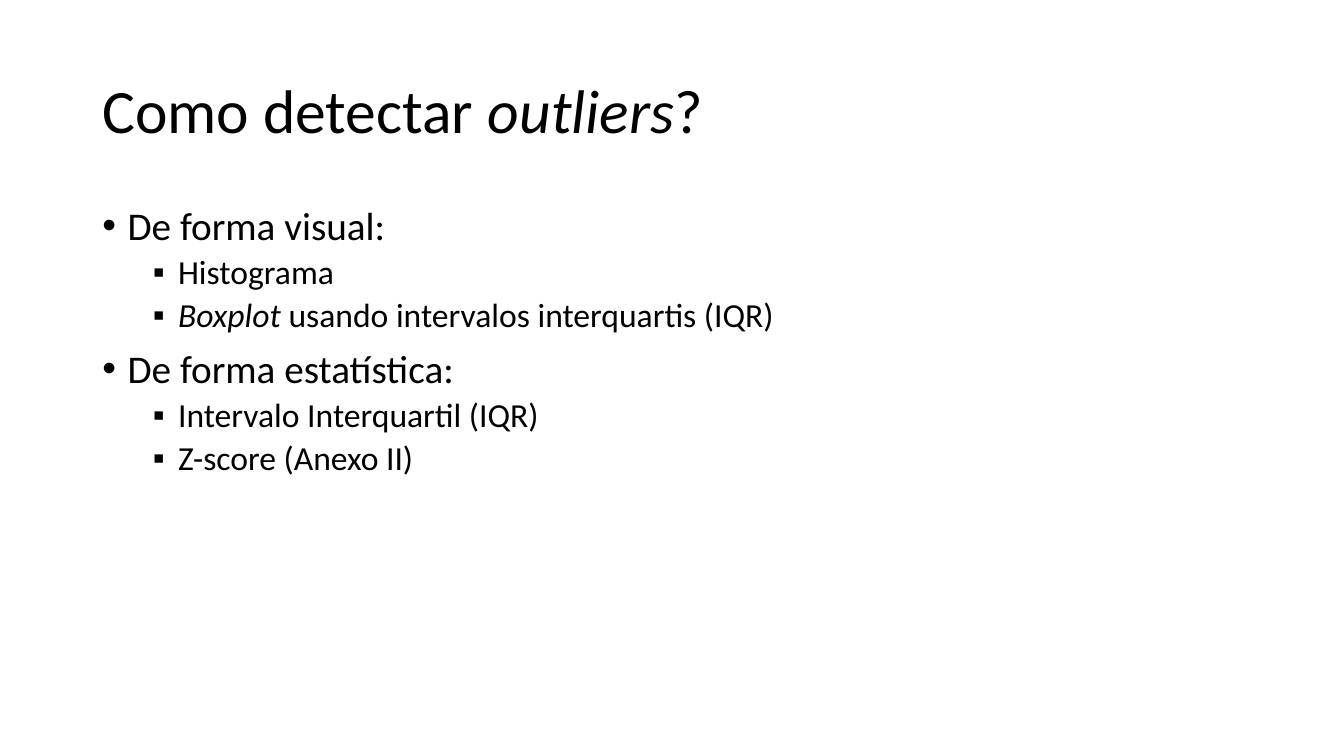
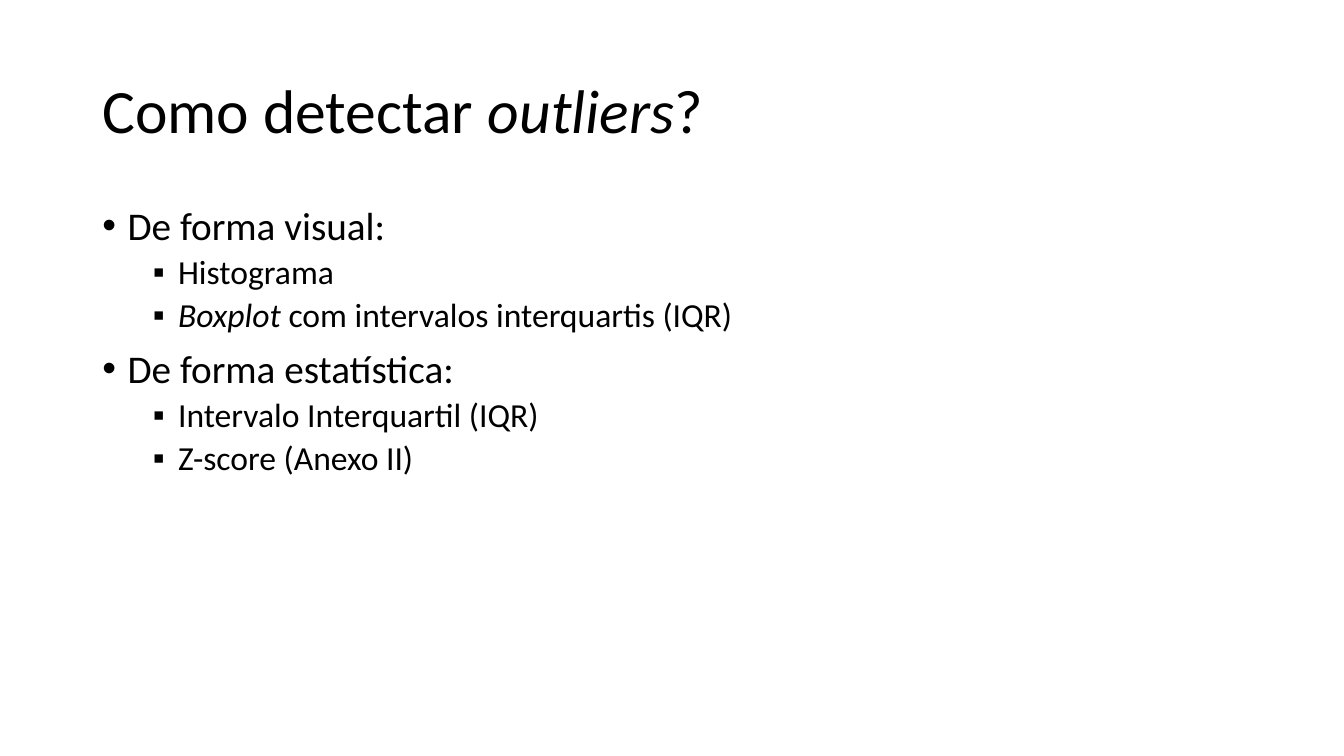
Before and after one commit to zz4fap/c24_inteligencia_artificial, a slide deck: slide 27 of slides/C24_EDA.pptx. Drawn at 1344x756 pixels with LibreOffice and Linux fonts; fonts in the diff are those of the drawing. Boxes give left, top, right and bottom in pixels: in the first picture for what was removed or moved away, otherwise in the second. Text is boxed around its words. In the diff, an @@ line names an element or a change of style, - is before the commit and + after.

```diff
--- a/slides/C24_EDA.pptx
+++ b/slides/C24_EDA.pptx
@@ text at (178, 302, 733, 333): text changed @@
-  ▪ Boxplot usando intervalos interquartis (IQR)
+  ▪ Boxplot com intervalos interquartis (IQR)
```
Also in this commit, not shown: 19 other slides changed, 7 slides added, 1 other file.
